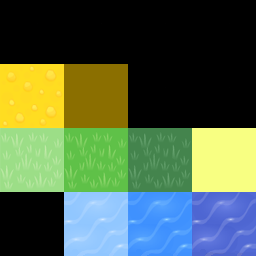
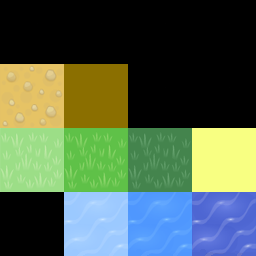
Layer changes from the first (256, 256) image to the second:
painted on "Layer 0 copy 8" over [0, 64, 64, 128]
